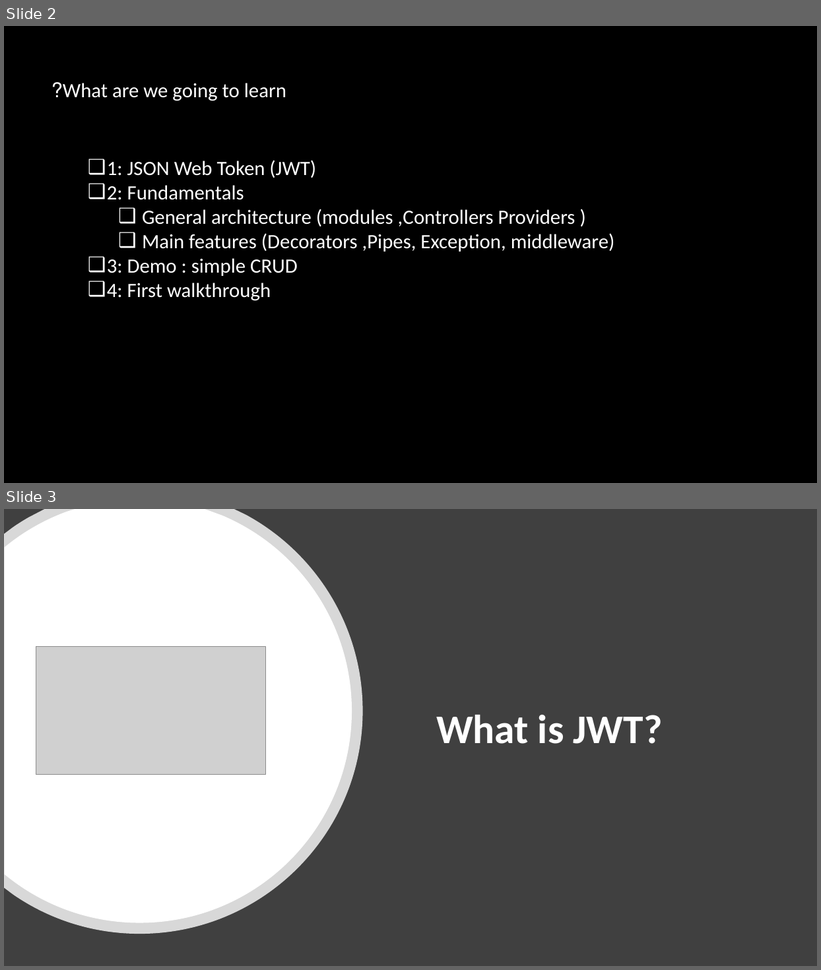
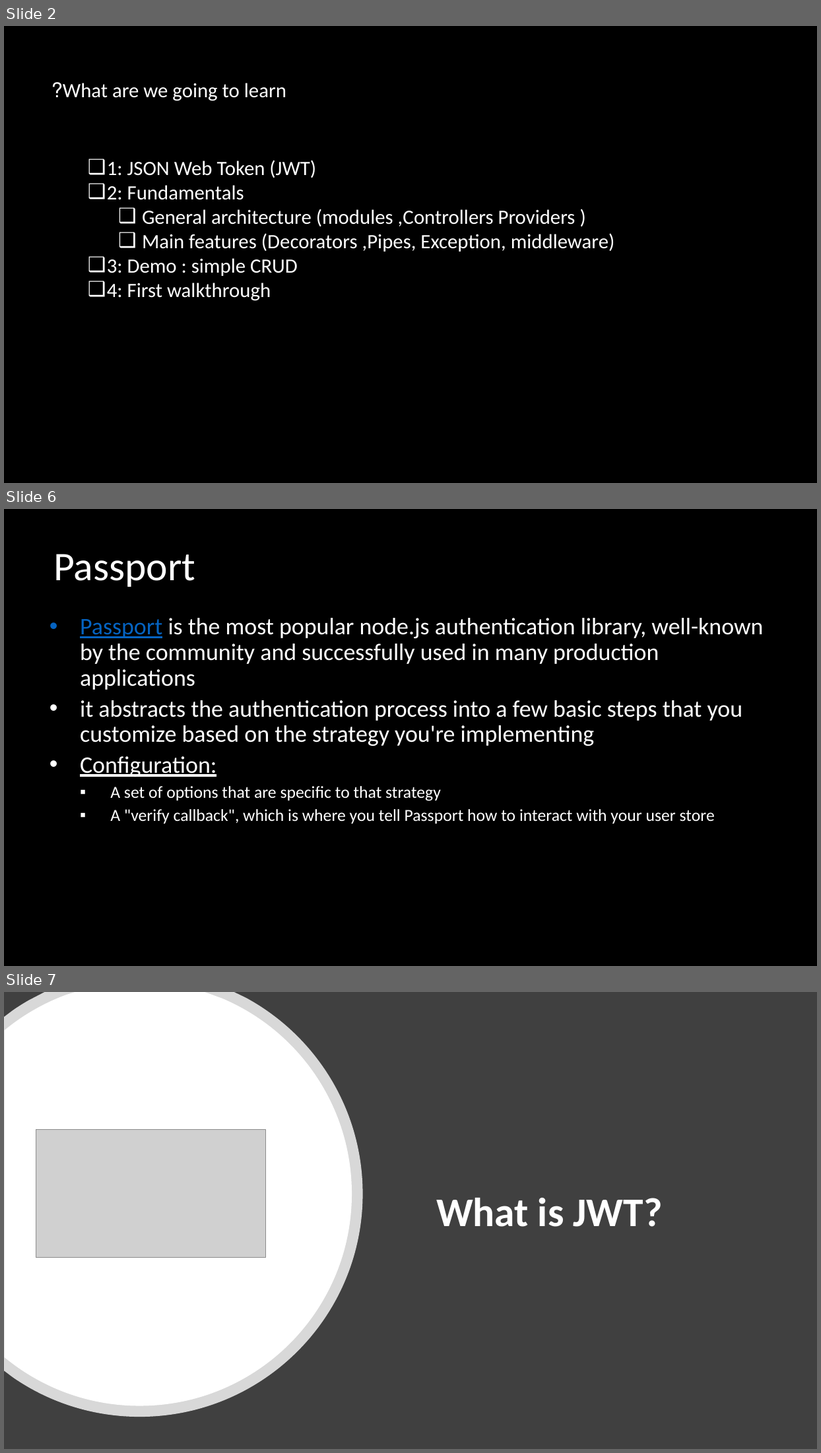
Before and after one commit to asafnaory/nestjs-course, a slide deck: presentations/lecture_jwt.pptx. Shown one above the other, each under a label of ours: slides 2 and 3 before the commit, slides 2, 6 and 7 after it; the slides between them are not shown. The pictures are 821x970 and 821x1453 pixels, drawn with LibreOffice and Linux fonts; fonts in the diff are those of the drawing; grey boxes stand for pictures. Boxes give left, top, right and bottom in pixels: in the first picture for what was removed or moved away, otherwise in the second. Text is boxed around its words. In the diff, an @@ line names an element or a change of style, - is before the commit and + after.

```diff
--- a/presentations/lecture_jwt.pptx
+++ b/presentations/lecture_jwt.pptx
@@ slide 6 added at (4, 509, 817, 966), background #000000 @@
@@ title added at (54, 554, 195, 587), 48 pt, text #FFFFFF @@
+Passport
@@ text added at (80, 618, 763, 824), 28 pt, text #FFFFFF @@
+• Passport is the most popular node.js authentication library, well-known by the community and successfully used in many production applications
+• it abstracts the authentication process into a few basic steps that you customize based on the strategy you're implementing
+• Configuration:
+  ▪ A set of options that are specific to that strategy
+  ▪ A "verify callback", which is where you tell Passport how to interact with your user store
@@ what was slide 3 is now slide 7 @@
```
Also in this commit, not shown: 1 slide changed, 3 other slides added, 3 other files.
